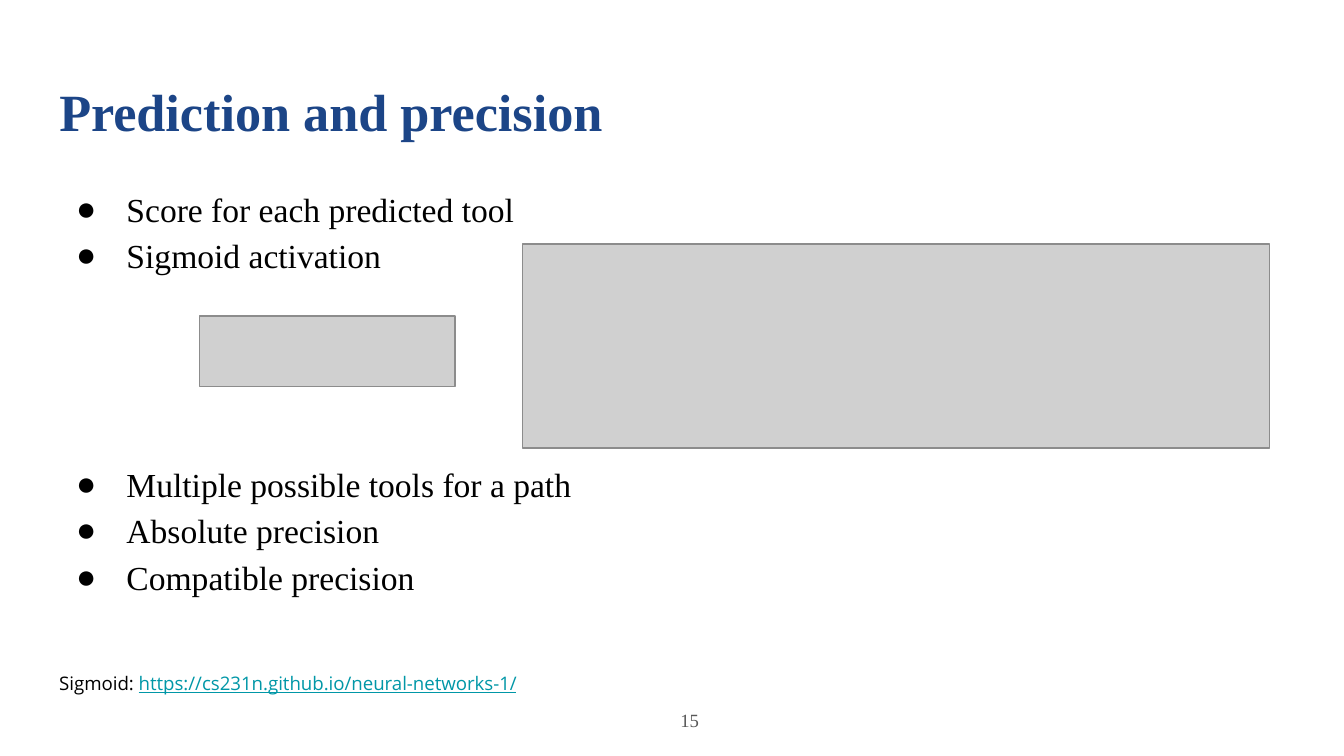
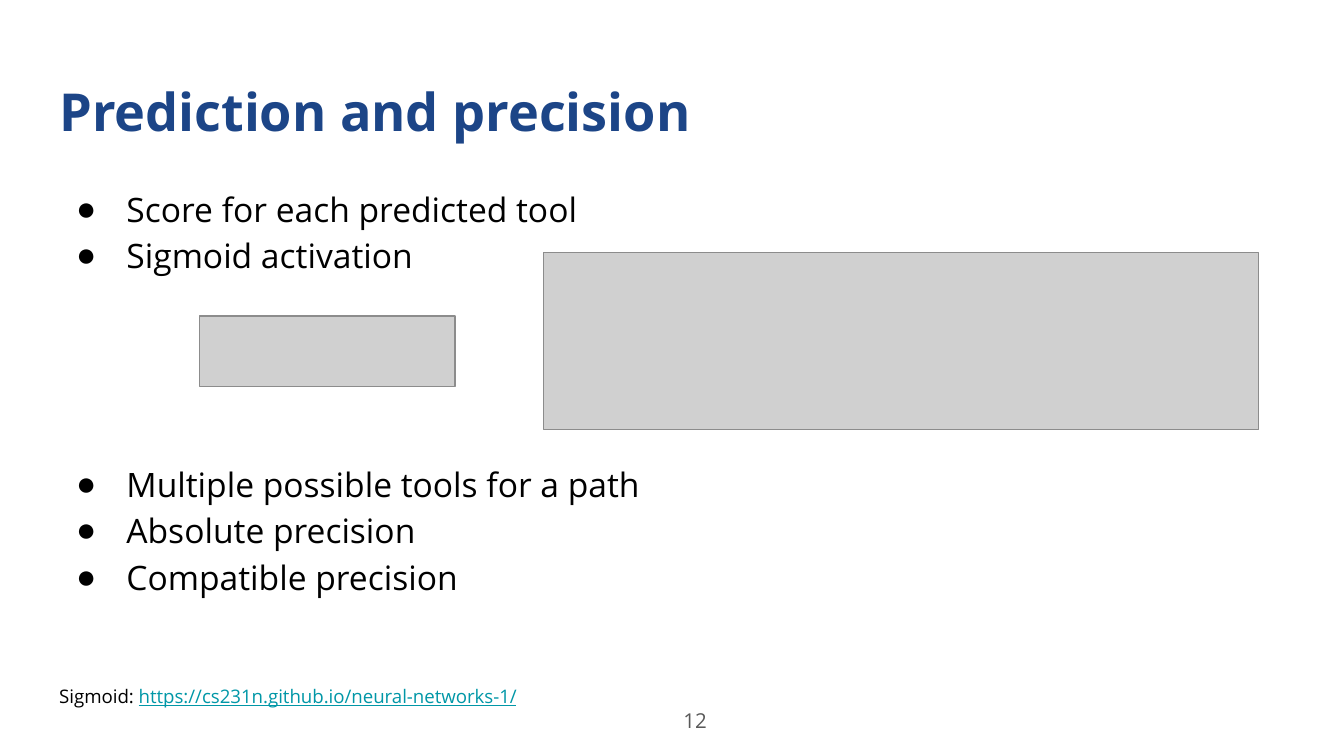
Before and after one commit to anuprulez/latex_master_thesis, a slide deck: slide 12 of Presentation_figures/Final_MasterThesisPresentation.pptx (slide 15 before the commit). Drawn at 1344x756 pixels with LibreOffice and Linux fonts; fonts in the diff are those of the drawing; grey boxes stand for pictures. Boxes give left, top, right and bottom in pixels: in the first picture for what was removed or moved away, otherwise in the second. Text is boxed around its words. In the diff, an @@ line names an element or a change of style, - is before the commit and + after.

Commit message:
Update ppt and images

```diff
--- a/Presentation_figures/Final_MasterThesisPresentation.pptx
+++ b/Presentation_figures/Final_MasterThesisPresentation.pptx
@@ title "Prediction and precision" at <box>59,91,691,144</box>: font Times New Roman to Open Sans @@
@@ text "Score for each predicted tool" at <box>126,196,640,598</box>: font Times New Roman to Open Sans @@
@@ picture: place and size @@
-picture at <box>523,245,1270,449</box>
+picture at <box>543,253,1258,430</box>
@@ text "Sigmoid: https://cs231n.github.io/neural-networks-1/": place and size @@
-text "Sigmoid: https://cs231n.github.io/neural-networks-1/" at <box>59,675,517,695</box>
+text "Sigmoid: https://cs231n.github.io/neural-networks-1/" at <box>59,688,517,708</box>
@@ page number removed at <box>680,714,699,727</box> @@
-15
@@ page number added at <box>683,713,706,728</box>, 11 pt, text #595959 @@
+12
```
Also in this commit, not shown: 36 other slides changed, 22 slides added, 21 slides removed, 10 other files.
